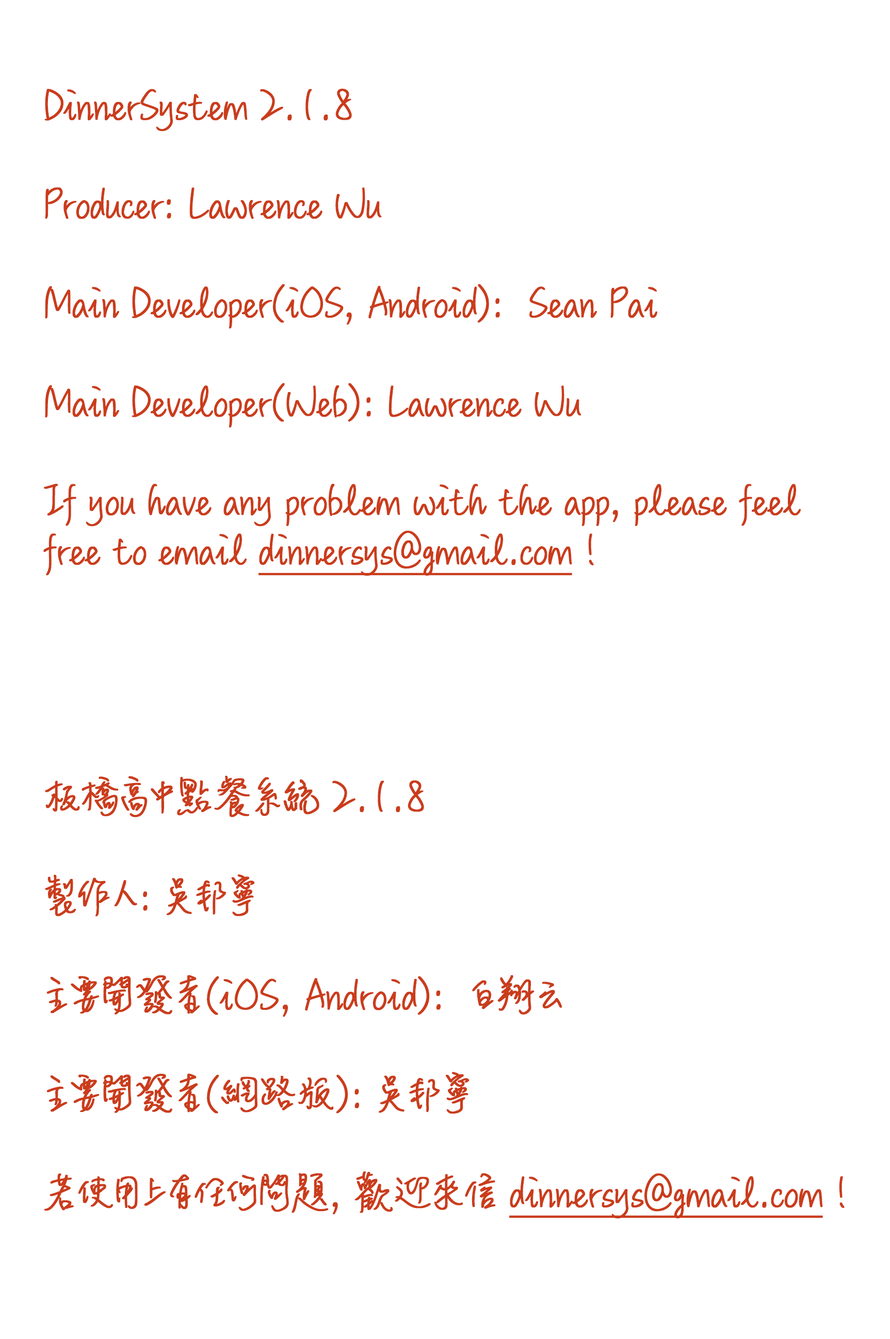
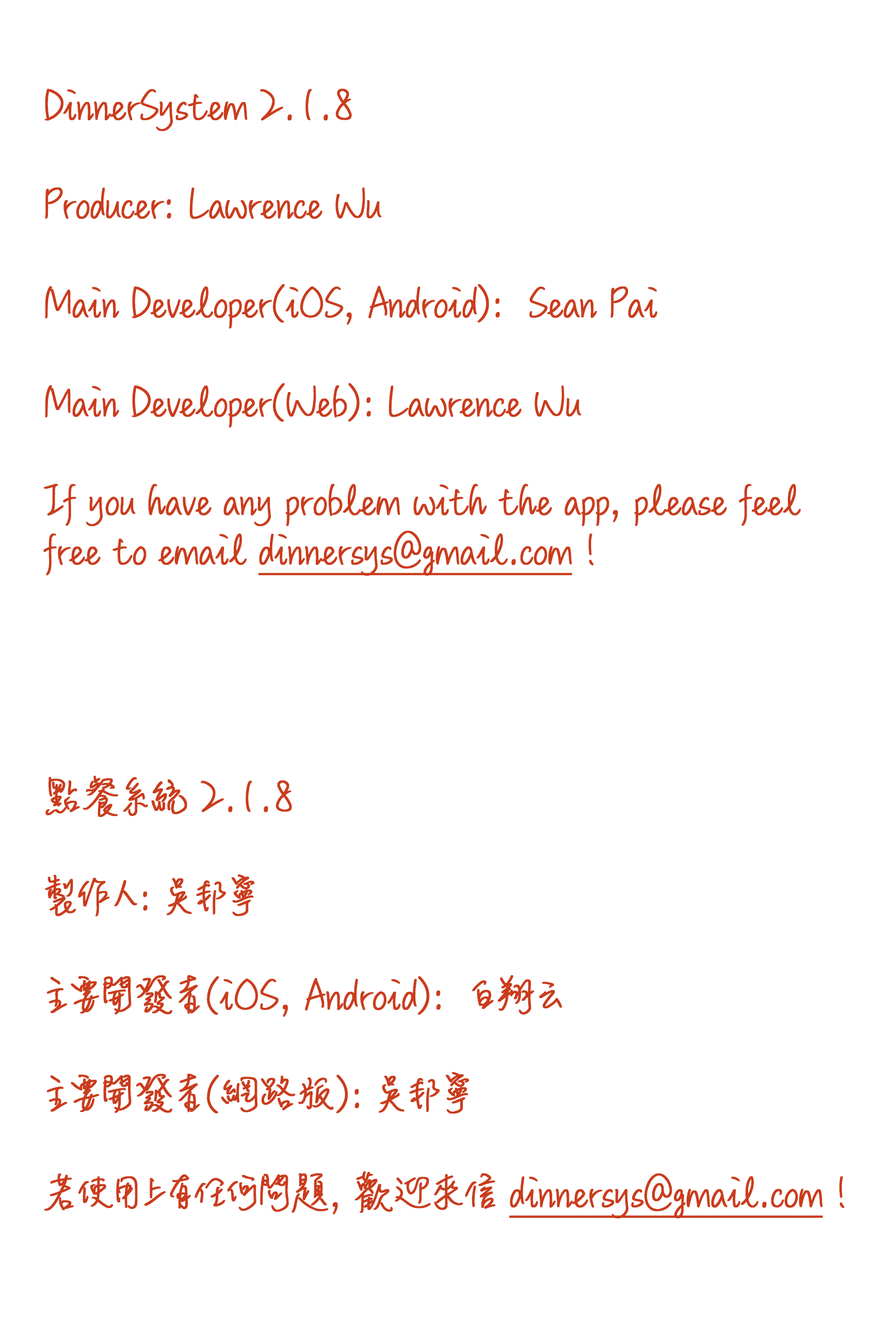
The second 890px x 1339px image is a revision of the first. Changes to its layers:
painted on "DinnerSystem 2.1.8 Producer: Lawrence Wu Main Developer(iOS," over [44, 775, 424, 818]
